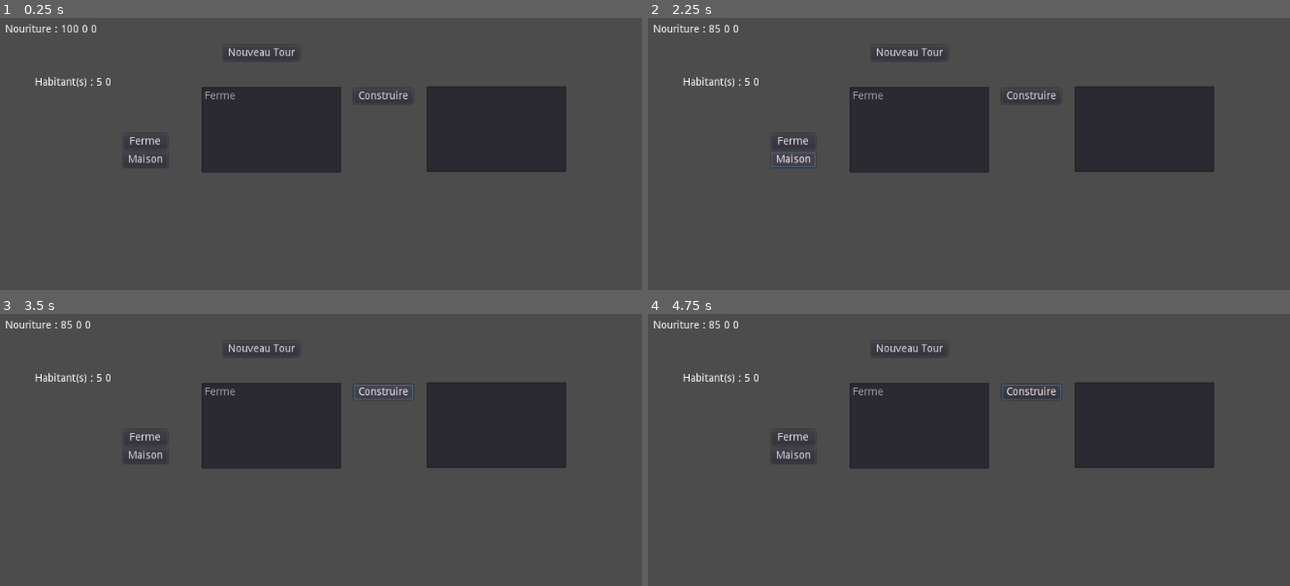
Above: before the commit, frames 1-4 (two rows, left to right).
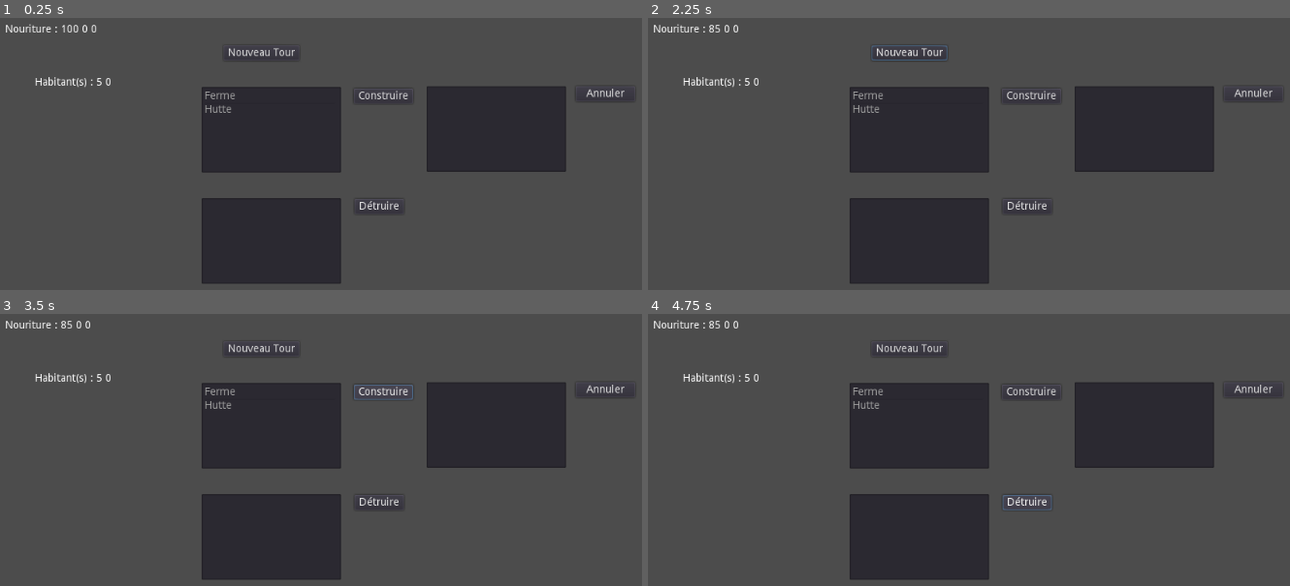
Above: after the commit, the same moments.

Repository: theludovyc/Godot_CityBuilderTurn
Game: Godot game, scene res://Scene/Game.tscn
The game is run twice, just before and just after one commit, with the same random seed, the same clock (stepped at 60 frames per second) and the same inputs. The project has no main scene, so this scene is started directly.
Inputs (mouse positions are in pixels of both pictures, inside the frame that each line leads up to):
- Up to frame 1 (0.25 s): no input
- Up to frame 2 (2.25 s): click (795, 140) at 0.5 s, where only the run before the commit has a clickable "Ferme"; click "Nouveau Tour" at 1.25 s; click (795, 159) at 2 s, where only the run before the commit has a clickable "Maison"
- Up to frame 3 (3.5 s): click "Construire" at 2.75 s
- Up to frame 4 (4.75 s): click (1251, 390) at 3.5 s, where only the run after the commit has a clickable "Annuler"; click (1026, 501) at 4.25 s, where only the run after the commit has a clickable "Détruire"

The runs differ from the first frame. In frame 1, 7.2% of the frame differs, in the area x 19-99%, y 25-98%; in frame 2, 7.4%; in frame 3, 7.2%; in frame 4, 7.4%.
Error before the commit: Invalid get index '0' (on base: 'PoolIntArray'). (res://Script/Game.gd:45)
Error after the commit: Invalid get index '0' (on base: 'PoolIntArray'). (res://Script/Game.gd:60)

Commit message:
buildings

Diff:
--- a/Scene/Game.tscn
+++ b/Scene/Game.tscn
@@ -4,26 +4,6 @@
 
 [node name="Game" type="Node"]
 script = ExtResource( 1 )
-
-[node name="VBoxContainer" type="VBoxContainer" parent="."]
-margin_left = 203.626
-margin_top = 192.553
-margin_right = 261.626
-margin_bottom = 236.553
-__meta__ = {
-"_edit_group_": true
-}
-
-[node name="Button" type="Button" parent="VBoxContainer"]
-margin_right = 58.0
-margin_bottom = 20.0
-text = "Ferme"
-
-[node name="Button2" type="Button" parent="VBoxContainer"]
-margin_top = 24.0
-margin_right = 58.0
-margin_bottom = 44.0
-text = "Maison"
 
 [node name="Hbox_Nou" type="HBoxContainer" parent="."]
 margin_left = 47.5001
@@ -109,11 +89,33 @@
 margin_right = 788.492
 margin_bottom = 243.302
 
+[node name="ItemList3" type="ItemList" parent="."]
+margin_left = 307.491
+margin_top = 278.302
+margin_right = 491.491
+margin_bottom = 391.302
+
 [node name="BtnAdd" type="Button" parent="."]
 margin_left = 507.692
 margin_top = 133.383
 margin_right = 585.692
 margin_bottom = 153.383
 text = "Construire"
+
+[node name="BtnCel" type="Button" parent="."]
+margin_left = 801.337
+margin_top = 129.887
+margin_right = 879.337
+margin_bottom = 149.887
+text = "Annuler"
+
+[node name="BtnRem" type="Button" parent="."]
+margin_left = 509.425
+margin_top = 279.029
+margin_right = 574.425
+margin_bottom = 299.029
+rect_pivot_offset = Vector2( 32.9998, 9.00024 )
+text = "Détruire"
 [connection signal="button_down" from="NouvTour" to="." method="_on_NouvTour_button_down"]
 [connection signal="button_down" from="BtnAdd" to="." method="_on_BtnAdd_button_down"]
+[connection signal="button_down" from="BtnCel" to="." method="_on_BtnCel_button_down"]
--- a/Script/Game.gd
+++ b/Script/Game.gd
@@ -12,7 +12,9 @@
 
 var buildings = []
 
-var build_adds:PoolByteArray
+var build_adds:Dictionary
+
+var build_ups:Dictionary
 
 # Called when the node enters the scene tree for the first time.
 func _ready():
@@ -20,11 +22,11 @@
 
 	$Hbox_Hab/Hab.text = str(hab)
 
-	buildings.push_back(Factory.new("Ferme", 0, 3, 1, 1) )
+	buildings.push_back(Building.new("Ferme") )
+	buildings.push_back(Building.new("Hutte") )
 
-	build_adds.push_back(0)
-
-	$ItemList.add_item(buildings[0].name)
+	for building in buildings:
+		$ItemList.add_item(building.name)
 
 	pass # Replace with function body.
 
@@ -38,14 +40,48 @@
 
 	$Hbox_Nou/NouTot.text = str(nouTot)
 
+	$ItemList2.clear()
+
+	for key in build_adds:
+		if build_ups.has(key):
+			build_ups[key][1] += build_adds[key][1]
+
+			$ItemList3.set_item_text(build_ups[key][0], key + " x" + str(build_ups[key][1]) )
+		else:
+			build_ups[key]=[$ItemList3.get_item_count(), build_adds[key][1] ]
+
+			$ItemList3.add_item(key + " x" + str(build_ups[key][1]) )
+
+	build_adds.clear()
+
+	pass # Replace with function body.
+
+func _on_BtnAdd_button_down():
+	var index = $ItemList.get_selected_items()[0]
+	var key = buildings[index].name
+
+	if build_adds.has(key):
+		build_adds[key][1] += 1
+
+		$ItemList2.set_item_text(build_adds[key][0], key + " x" + str(build_adds[key][1]) )
+	else:
+		build_adds[key]=[$ItemList2.get_item_count(), 1]
+
+		$ItemList2.add_item(key + " x1")
+
 	pass # Replace with function body.
 
 
-func _on_BtnAdd_button_down():
+func _on_BtnCel_button_down():
 	var index = $ItemList.get_selected_items()[0]
+	var key = buildings[index].name
 
-	build_adds[index] += 1
+	if build_adds[key][1] == 1:
+		$ItemList2.remove_item(build_adds[key][0])
 
-	$ItemList2.add_item(buildings[index].name + " x" + str(build_adds[index]) )
+		build_adds.erase(key)
+	else:
+		build_adds[key][1] -= 1
 
+		$ItemList2.set_item_text(build_adds[key][0], key + " x" + str(build_adds[key][1]) )
 	pass # Replace with function body.
